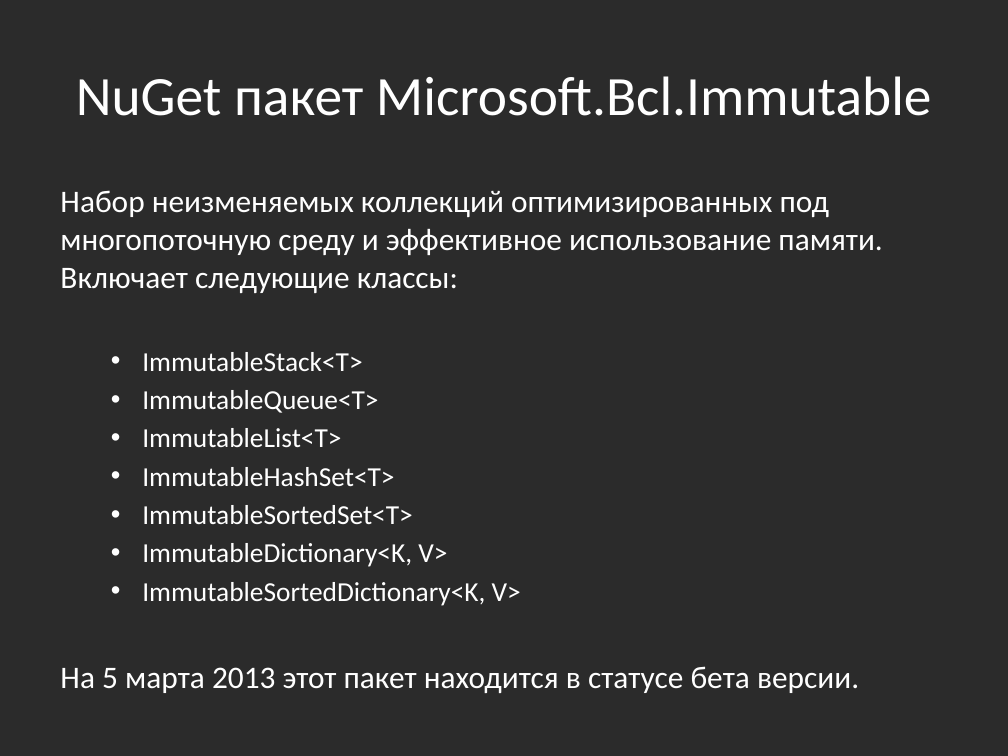
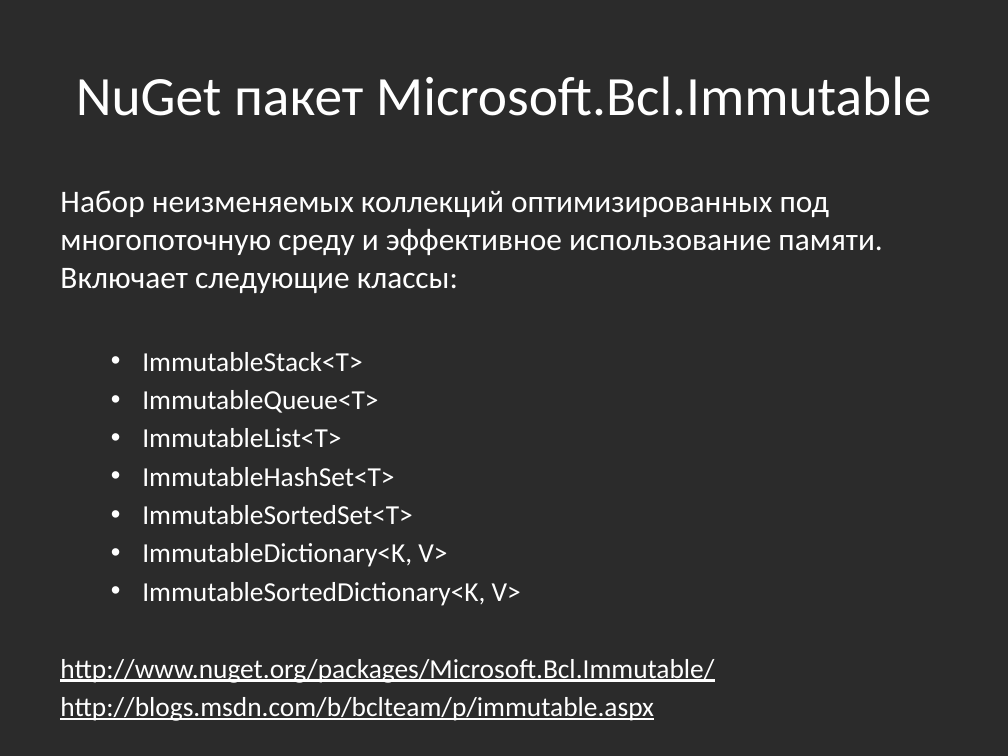
Before and after one commit to bazile/Training, a slide deck: slide 28 of Presentation/lesson-08-multithreading.pptx. Drawn at 1008x756 pixels with LibreOffice and Linux fonts; fonts in the diff are those of the drawing; background and template pictures are left out; a plain dark background stands for a picture behind light text. Boxes give left, top, right and bottom in pixels: in the first picture for what was removed or moved away, otherwise in the second. Text is boxed around its words. In the diff, an @@ line names an element or a change of style, - is before the commit and + after.

Commit message:
Updated multithreading presentation/example
- Form size restrictions
- Link to Immutable collections

```diff
--- a/Presentation/lesson-08-multithreading.pptx
+++ b/Presentation/lesson-08-multithreading.pptx
@@ text at (x1=60, y1=659, x2=714, y2=721): text changed; size 22.4 to 19.6 pt @@
-На 5 марта 2013 этот пакет находится в статусе бета версии.
+  http://www.nuget.org/packages/Microsoft.Bcl.Immutable/
+  http://blogs.msdn.com/b/bclteam/p/immutable.aspx
```
Also in this commit, not shown: 3 other files.
